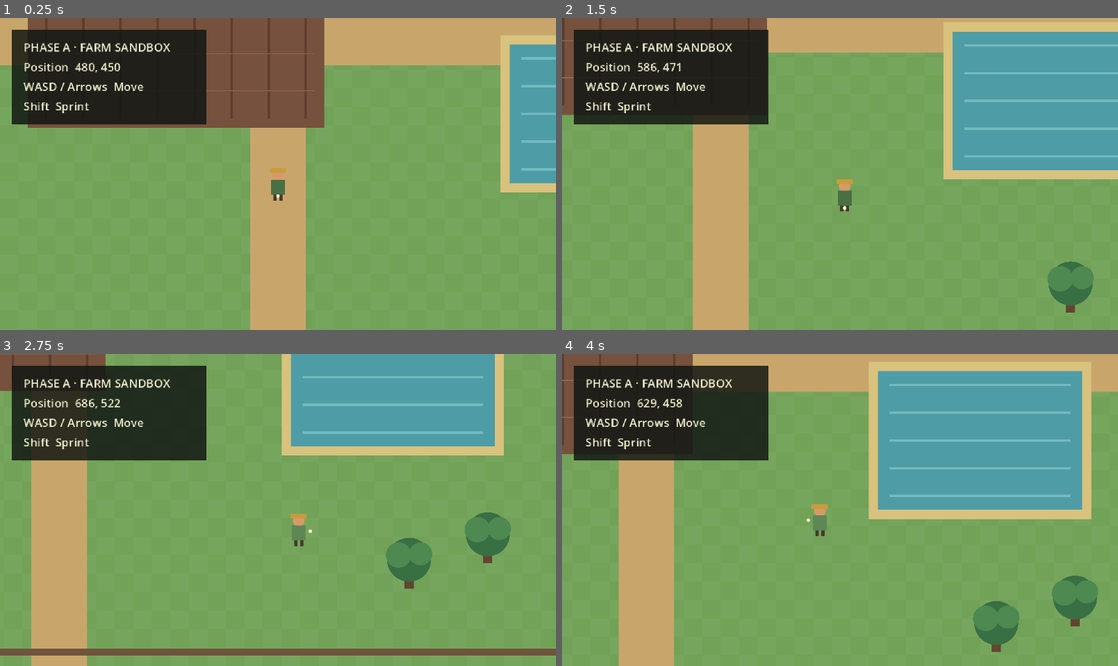
Above: before the commit, frames 1-4 (two rows, left to right).
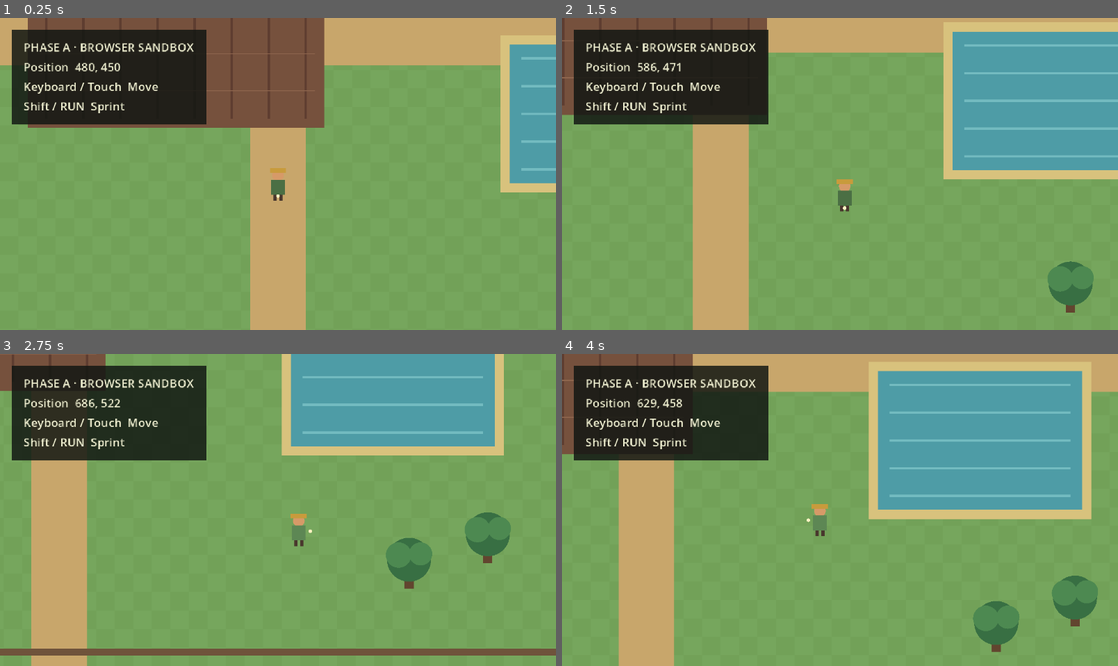
Above: after the commit, the same moments.

Repository: Slydum/Iraya-
Game: Godot game, scene res://scenes/main.tscn
Same seed, same stepped clock (60 frames per second), same inputs: the game is played once before the commit and once after it.
Inputs:
- Up to frame 1 (0.25 s): no input
- Up to frame 2 (1.5 s): tap Enter at 0.5 s; hold Right (ui_right) 0.53-1.28 s; hold Shift 0.53-1.28 s; hold Down (ui_down) from 1.28 s (still down); tap Shift at 1.35 s
- Up to frame 3 (2.75 s): release Down (ui_down) at 2.03 s; hold Right (ui_right) from 2.03 s (still down); hold Shift from 2.03 s (still down)
- Up to frame 4 (4 s): release Right (ui_right) at 2.78 s; release Shift at 2.78 s; hold Up (ui_up) 2.78-3.53 s; tap Shift at 2.85 s; hold Left (ui_left) from 3.53 s (still down); hold Shift from 3.53 s (still down)

The runs differ from the first frame. In frame 1, 1.0% of the frame differs, in the area x 4-35%, y 8-31%; in frame 2, 1.0%; in frame 3, 1.0%; in frame 4, 1.0%.

Commit message:
Show browser controls in debug HUD

Diff:
--- a/scripts/ui/debug_hud.gd
+++ b/scripts/ui/debug_hud.gd
@@ -5,7 +5,7 @@
 @onready var status_label: Label = %StatusLabel
 
 func _process(_delta: float) -> void:
-	status_label.text = "PHASE A · FARM SANDBOX\nPosition  %d, %d\nWASD / Arrows  Move\nShift  Sprint" % [
+	status_label.text = "PHASE A · BROWSER SANDBOX\nPosition  %d, %d\nKeyboard / Touch  Move\nShift / RUN  Sprint" % [
 		int(player.global_position.x),
 		int(player.global_position.y),
 	]
